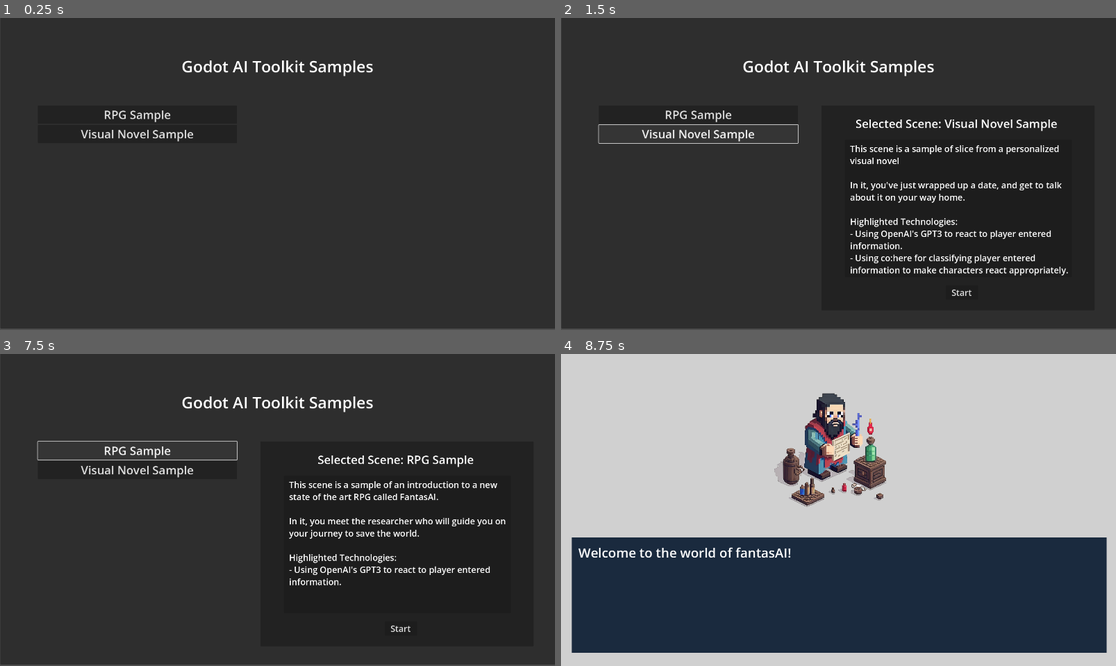
Above: before the commit, frames 1-4 (two rows, left to right).
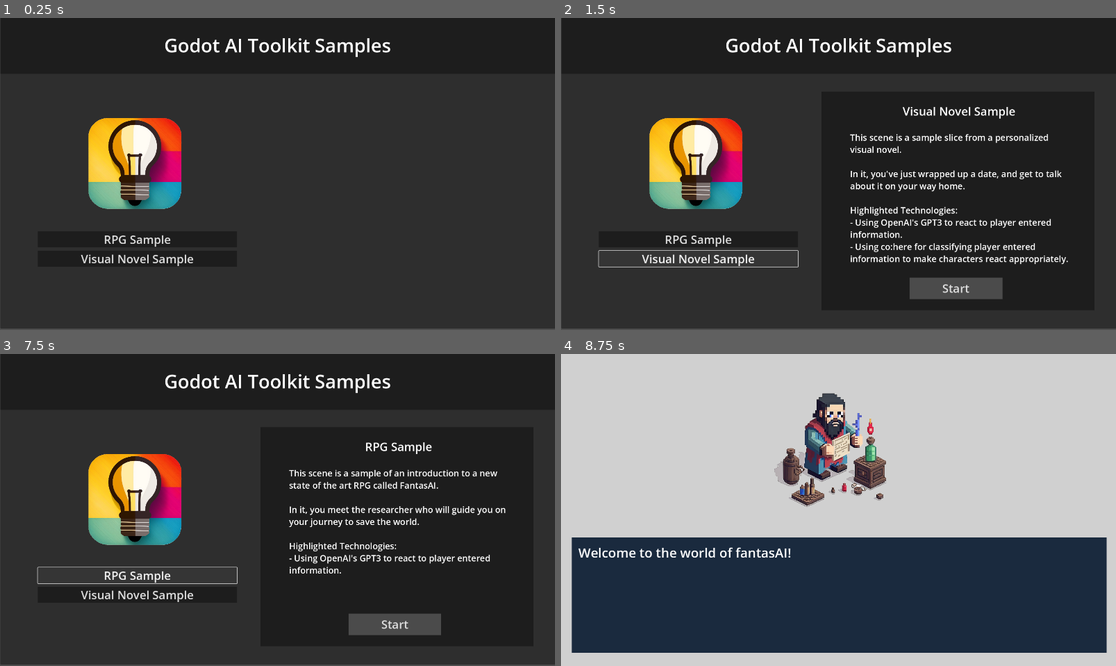
Above: after the commit, the same moments.

Repository: CheesyLaZanya/godot-ai-toolkit
Game: Godot game, scene res://samples/sample_scenes/sample_start.tscn
Same seed, same stepped clock (60 frames per second), same inputs: the game is played once before the commit and once after it.
Inputs (mouse positions are in pixels of both pictures, inside the frame that each line leads up to):
- Up to frame 1 (0.25 s): no input
- Up to frame 2 (1.5 s): click "RPG Sample" at 0.5 s; click "Visual Novel Sample" at 1.25 s
- Up to frame 3 (7.5 s): click "Start" at 2 s; tap Enter at 2.75, 4.35, 5, 5.85, 6.5 s; hold Enter 2.78-3.5 s; click (277, 625) at 3.52 s; type "Alex" at 3.6 s; tap Space at 4.25, 5.75 s; hold Enter 5.03-5.78 s; hold Enter 6.53-7.25 s; tap Escape at 7.15 s; click "RPG Sample" at 7.25 s
- Up to frame 4 (8.75 s): click "Start" at 8 s

The runs differ from the first frame. In frame 1, 6.2% of the frame differs, in the area x 14-71%, y 6-80%; in frame 2, 13%, in the area x 6-92%, y 6-91%; in frame 3, 12%; in frame 4, nothing differs.
Error in both runs: Invalid call. Nonexistent function 'dir_exists' in base 'String'. (res://addons/ai_toolkit/scripts/openai_param_manager.gd:32)

Commit message:
Visual updates to the sample start scene.

Diff:
--- a/godot-ai-toolkit/samples/sample_scenes/sample_rpg.tscn
+++ b/godot-ai-toolkit/samples/sample_scenes/sample_rpg.tscn
@@ -21,7 +21,7 @@
 script = ExtResource("1_mgeih")
 
 [node name="RPG Panel" type="Control" parent="."]
-layout_mode = 1
+layout_mode = 3
 anchors_preset = 15
 anchor_right = 1.0
 anchor_bottom = 1.0
@@ -30,7 +30,6 @@
 script = ExtResource("2_lqskd")
 
 [node name="Backdrop Image" type="ColorRect" parent="RPG Panel"]
-layout_mode = 1
 anchors_preset = 15
 anchor_right = 1.0
 anchor_bottom = 1.0
@@ -40,7 +39,6 @@
 
 [node name="Story Panel" type="Panel" parent="RPG Panel"]
 self_modulate = Color(0.603922, 0.603922, 0.603922, 1)
-layout_mode = 1
 anchors_preset = -1
 anchor_left = 0.0192708
 anchor_top = 0.587963
@@ -52,7 +50,6 @@
 metadata/_edit_use_anchors_ = true
 
 [node name="Story Text Label" type="Label" parent="RPG Panel/Story Panel"]
-layout_mode = 1
 anchors_preset = -1
 anchor_left = 0.0126126
 anchor_top = 0.0515873
@@ -65,7 +62,6 @@
 metadata/_edit_use_anchors_ = true
 
 [node name="Story Text Input" type="LineEdit" parent="RPG Panel/Story Panel"]
-layout_mode = 1
 anchors_preset = -1
 anchor_left = 0.0124324
 anchor_top = 0.566667
@@ -80,7 +76,6 @@
 
 [node name="RPG Researcher Image" type="TextureRect" parent="RPG Panel"]
 visible = false
-layout_mode = 1
 anchors_preset = -1
 anchor_left = 0.35
 anchor_top = 0.0564815
@@ -94,7 +89,6 @@
 
 [node name="RPG Weapon Image" type="TextureRect" parent="RPG Panel"]
 visible = false
-layout_mode = 1
 anchors_preset = -1
 anchor_left = 0.35
 anchor_top = 0.0564815
--- a/godot-ai-toolkit/samples/sample_scenes/sample_start.tscn
+++ b/godot-ai-toolkit/samples/sample_scenes/sample_start.tscn
@@ -1,6 +1,28 @@
-[gd_scene load_steps=2 format=3 uid="uid://c75p4j2as3kdm"]
+[gd_scene load_steps=10 format=3 uid="uid://c75p4j2as3kdm"]
 
 [ext_resource type="Script" path="res://samples/sample_scripts/sample_scene_loader.gd" id="1_8jgpw"]
+[ext_resource type="Texture2D" uid="uid://byfakxhyo4rgd" path="res://toolkit_icon.png" id="2_8yb8h"]
+
+[sub_resource type="StyleBoxFlat" id="StyleBoxFlat_nwau3"]
+bg_color = Color(0.113725, 0.113725, 0.113725, 1)
+
+[sub_resource type="StyleBoxFlat" id="StyleBoxFlat_irsak"]
+bg_color = Color(0.113725, 0.113725, 0.113725, 1)
+
+[sub_resource type="StyleBoxFlat" id="StyleBoxFlat_8m5op"]
+bg_color = Color(0.113725, 0.113725, 0.113725, 1)
+
+[sub_resource type="StyleBoxFlat" id="StyleBoxFlat_6sjyl"]
+bg_color = Color(0.113725, 0.113725, 0.113725, 1)
+
+[sub_resource type="StyleBoxFlat" id="StyleBoxFlat_gfcgw"]
+bg_color = Color(0.294118, 0.294118, 0.294118, 1)
+
+[sub_resource type="StyleBoxFlat" id="StyleBoxFlat_c7kmc"]
+bg_color = Color(0.113725, 0.113725, 0.113725, 1)
+
+[sub_resource type="StyleBoxFlat" id="StyleBoxFlat_dplte"]
+bg_color = Color(0.294118, 0.294118, 0.294118, 1)
 
 [node name="sample_start" type="Control"]
 layout_mode = 3
@@ -28,12 +50,11 @@
 [node name="TitleLabel" type="Label" parent="SampleScreenPanel"]
 layout_mode = 1
 anchors_preset = -1
-anchor_left = 0.310547
-anchor_top = 0.109375
-anchor_right = 0.689453
-anchor_bottom = 0.210938
-grow_horizontal = 2
-theme_override_font_sizes/font_size = 55
+anchor_right = 1.0
+anchor_bottom = 0.18426
+grow_horizontal = 2
+theme_override_font_sizes/font_size = 65
+theme_override_styles/normal = SubResource("StyleBoxFlat_nwau3")
 text = "Godot AI Toolkit Samples"
 horizontal_alignment = 1
 vertical_alignment = 1
@@ -43,7 +64,7 @@
 self_modulate = Color(1, 1, 1, 0)
 layout_mode = 1
 anchors_preset = -1
-anchor_top = 0.285185
+anchor_top = 0.612964
 anchor_right = 0.495313
 anchor_bottom = 1.0
 grow_horizontal = 2
@@ -54,20 +75,26 @@
 layout_mode = 1
 anchors_preset = -1
 anchor_left = 0.136698
+anchor_top = 0.12201
 anchor_right = 0.861199
-anchor_bottom = 0.965026
-grow_horizontal = 2
-grow_vertical = 2
+anchor_bottom = 0.796651
+offset_top = 31.0
+offset_bottom = 31.0
+grow_horizontal = 2
+grow_vertical = 2
+theme_override_constants/separation = 12
 metadata/_edit_use_anchors_ = true
 
 [node name="RPGSampleButton" type="Button" parent="SampleScreenPanel/ButtonPanel/SampleButtonVBox"]
 layout_mode = 2
 theme_override_font_sizes/font_size = 40
+theme_override_styles/normal = SubResource("StyleBoxFlat_irsak")
 text = "RPG Sample"
 
 [node name="VisualNovelSampleButton" type="Button" parent="SampleScreenPanel/ButtonPanel/SampleButtonVBox"]
 layout_mode = 2
 theme_override_font_sizes/font_size = 40
+theme_override_styles/normal = SubResource("StyleBoxFlat_8m5op")
 text = "Visual Novel Sample"
 
 [node name="RPGDescriptionPanel" type="Panel" parent="SampleScreenPanel"]
@@ -75,40 +102,44 @@
 layout_mode = 1
 anchors_preset = -1
 anchor_left = 0.46875
-anchor_top = 0.285185
+anchor_top = 0.239815
 anchor_right = 0.960938
-anchor_bottom = 0.941667
-grow_horizontal = 2
-grow_vertical = 2
+anchor_bottom = 0.941668
+grow_horizontal = 2
+grow_vertical = 2
+theme_override_styles/panel = SubResource("StyleBoxFlat_6sjyl")
 metadata/_edit_use_anchors_ = true
 
 [node name="RPGSelectedSceneLabel" type="Label" parent="SampleScreenPanel/RPGDescriptionPanel"]
 layout_mode = 1
 anchors_preset = -1
-anchor_left = 0.209524
-anchor_top = 0.0479549
-anchor_right = 0.779894
-anchor_bottom = 0.12976
-grow_horizontal = 2
-theme_override_font_sizes/font_size = 40
-text = "Selected Scene: RPG Sample"
+anchor_left = 0.0126984
+anchor_top = 0.0474934
+anchor_right = 0.998942
+anchor_bottom = 0.129288
+grow_horizontal = 2
+theme_override_font_sizes/font_size = 40
+text = "RPG Sample"
+horizontal_alignment = 1
 vertical_alignment = 1
 metadata/_edit_use_anchors_ = true
 
 [node name="RPGStartButton" type="Button" parent="SampleScreenPanel/RPGDescriptionPanel"]
 layout_mode = 1
 anchors_preset = -1
-anchor_left = 0.455556
-anchor_top = 0.877292
-anchor_right = 0.573016
-anchor_bottom = 0.947814
+anchor_left = 0.322751
+anchor_top = 0.850923
+anchor_right = 0.661376
+anchor_bottom = 0.948549
 grow_horizontal = 2
 grow_vertical = 0
-theme_override_font_sizes/font_size = 30
+theme_override_font_sizes/font_size = 40
+theme_override_styles/normal = SubResource("StyleBoxFlat_gfcgw")
 text = "  Start  "
 metadata/_edit_use_anchors_ = true
 
 [node name="RPGDescriptionPanel" type="Panel" parent="SampleScreenPanel/RPGDescriptionPanel"]
+self_modulate = Color(1, 1, 1, 0)
 layout_mode = 1
 anchors_preset = -1
 anchor_left = 0.0867725
@@ -141,47 +172,45 @@
 visible = false
 layout_mode = 1
 anchors_preset = -1
-anchor_left = 0.469271
-anchor_top = 0.315741
-anchor_right = 0.961458
-anchor_bottom = 0.972222
-offset_left = -1.0
-offset_top = -33.0
-offset_right = -1.0
-offset_bottom = -33.0
-grow_horizontal = 2
-grow_vertical = 2
+anchor_left = 0.46875
+anchor_top = 0.240741
+anchor_right = 0.960938
+anchor_bottom = 0.940742
+grow_horizontal = 2
+grow_vertical = 2
+theme_override_styles/panel = SubResource("StyleBoxFlat_c7kmc")
 metadata/_edit_use_anchors_ = true
 
 [node name="VisualNovelSelectedSceneLabel" type="Label" parent="SampleScreenPanel/VisualNovelDescriptionPanel"]
 layout_mode = 1
 anchors_preset = -1
-anchor_left = 0.128042
-anchor_top = 0.0479549
-anchor_right = 0.861376
-anchor_bottom = 0.12976
-offset_left = 77.0
-offset_right = -77.0
-grow_horizontal = 2
-theme_override_font_sizes/font_size = 40
-text = "Selected Scene: Visual Novel Sample"
+anchor_left = 0.00846561
+anchor_top = 0.0485175
+anchor_right = 1.0
+anchor_bottom = 0.130728
+grow_horizontal = 2
+theme_override_font_sizes/font_size = 40
+text = "Visual Novel Sample"
+horizontal_alignment = 1
 vertical_alignment = 1
 metadata/_edit_use_anchors_ = true
 
 [node name="VisualNovelStartButton" type="Button" parent="SampleScreenPanel/VisualNovelDescriptionPanel"]
 layout_mode = 1
 anchors_preset = -1
-anchor_left = 0.455556
-anchor_top = 0.877292
-anchor_right = 0.573016
-anchor_bottom = 0.947814
+anchor_left = 0.321693
+anchor_top = 0.851752
+anchor_right = 0.662434
+anchor_bottom = 0.950135
 grow_horizontal = 2
 grow_vertical = 0
-theme_override_font_sizes/font_size = 30
+theme_override_font_sizes/font_size = 40
+theme_override_styles/normal = SubResource("StyleBoxFlat_dplte")
 text = "  Start  "
 metadata/_edit_use_anchors_ = true
 
 [node name="VisualNovelDescriptionPanel" type="Panel" parent="SampleScreenPanel/VisualNovelDescriptionPanel"]
+self_modulate = Color(1, 1, 1, 0)
 layout_mode = 1
 anchors_preset = -1
 anchor_left = 0.0867725
@@ -202,7 +231,7 @@
 grow_horizontal = 2
 grow_vertical = 2
 theme_override_font_sizes/normal_font_size = 30
-text = "This scene is a sample of slice from a personalized visual novel
+text = "This scene is a sample slice from a personalized visual novel.
 
 In it, you've just wrapped up a date, and get to talk about it on your way home.
 
@@ -210,6 +239,18 @@
 - Using OpenAI's GPT3 to react to player entered information.
 - Using co:here for classifying player entered information to make characters react appropriately."
 metadata/_edit_use_anchors_ = true
+
+[node name="ToolkitIcon" type="TextureRect" parent="SampleScreenPanel"]
+layout_mode = 1
+anchors_preset = -1
+anchor_left = 0.130729
+anchor_top = 0.245371
+anchor_right = 0.354688
+anchor_bottom = 0.64352
+offset_top = 31.0
+offset_bottom = 31.0
+texture = ExtResource("2_8yb8h")
+ignore_texture_size = true
 
 [connection signal="button_up" from="SampleScreenPanel/ButtonPanel/SampleButtonVBox/RPGSampleButton" to="." method="_on_rpg_sample_button_button_up"]
 [connection signal="button_up" from="SampleScreenPanel/ButtonPanel/SampleButtonVBox/VisualNovelSampleButton" to="." method="_on_visual_novel_sample_button_button_up"]
Not shown, changed: godot-ai-toolkit/addons/ai_toolkit/AIConfiguration.tscn
